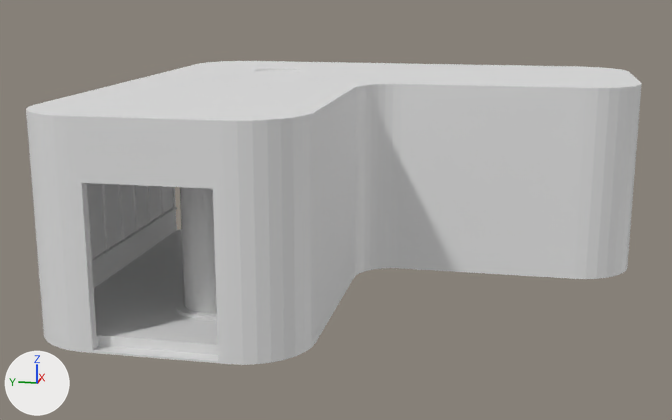
Before and after pictures for a commit that changed the FBX model SpaceStation/Assets/_Project/Art/Models/Interior/SM_Interior_EvoEmergency.fbx.
Before and after are seen from a 50 mm lens placed at (-30.39, -8.07, 6.87), pointed at (-4.43, -2.87, 0.38). Every picture has the same lights, and +X, +Y and +Z are marked at lower left. The older version comes first. Where no turn or scale is listed for an object, it has been applied to the vertices.

Objects in the first picture: 'INT_EvoEmergency_Glass', 'INT_EvoEmergency_Shell'.
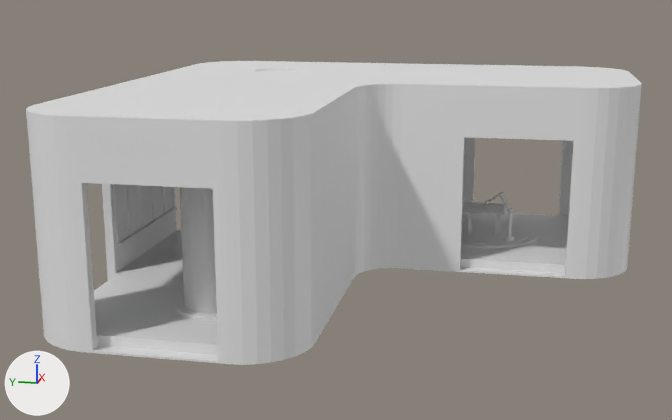
Where the change shows, as pixel boxes (x1, y1, x2, y2) in the pictures (672 x 420 px; the box of a moved part takes in the faces that stretch with it):
'INT_EvoEmergency_Glass', reshaped: before (88, 70, 297, 313); after (116, 70, 573, 313)
part 1 of me_int_evoemergency_shell_007, added: after (113, 184, 119, 244)
part 2 of me_int_evoemergency_shell_007, moved or reshaped: before (104, 184, 109, 247); after (115, 184, 119, 241)
part 3 of me_int_evoemergency_shell_007, deleted (mostly hidden): before (87, 183, 109, 260)
part 4 of me_int_evoemergency_shell_007, cut back: after (292, 72, 587, 279)
part 5 of me_int_evoemergency_shell_007, added: after (94, 184, 218, 345)
part 6 of me_int_evoemergency_glass_014, moved or reshaped: before (88, 183, 173, 258); after (116, 137, 469, 241)

What changed in the scene script:
```text
Change me_int_evoemergency_shell_007:
    used by ob_int_evoemergency_shell; location = (0.0, 0.0, 0.0)
    remove me_int_evoemergency_shell_007.from_pydata(...)  # 13034 vertices, 25204 faces; spans x -11.45..3.45, y -11.45..3.45, z -1.6..3.98
    add me_int_evoemergency_shell_007.from_pydata(...)  # 13103 vertices, 25338 faces; spans x -11.45..3.45, y -11.45..3.45, z -1.6..3.98
    me_int_evoemergency_shell_007 part 1: a new loose piece, a box spanning x -6.299..-6.199, y 3.145..3.22, z -0.46..1.71, in mat_evowhite (white #e7e7e7)
    me_int_evoemergency_shell_007 part 2: the loose piece of 8 vertices spanning x -6.94..-6.91, y 3.14..3.15, z -0.39..1.64 is moved by (0.68, 0.0, 0.0)
    me_int_evoemergency_shell_007 part 3: 21 loose pieces with 168 vertices, spanning x -10.86..3.22, y -10.86..3.22, z -0.46..1.71, are deleted
    me_int_evoemergency_shell_007 part 4: 16 vertices removed from x 3.14..3.22, y -6.36..-6.29, z -0.46..1.71; 177 vertices added at x -3.45..3.45, y -11.06..-0.59, z -1.55..3.98
    me_int_evoemergency_shell_007 part 5: 52 vertices added at x -11.06..-6.25, y 2.4..3.45, z -1.55..2.48
    other edits to the shape of me_int_evoemergency_shell_007 do not show in these pictures
Change me_int_evoemergency_glass_014:
    used by ob_int_evoemergency_glass; location = (0.0, 0.0, 0.0)
    remove me_int_evoemergency_glass_014.from_pydata(...)  # 1965 vertices, 3866 faces; spans x -11.22..3.22, y -11.22..3.22, z -1.24..3.92
    add me_int_evoemergency_glass_014.from_pydata(...)  # 1989 vertices, 3902 faces; spans x -11.22..3.22, y -11.22..3.22, z -1.24..3.92
    me_int_evoemergency_glass_014 part 6
    178 faces are deleted
    16 vertices are added at x -9.75..3.22, y -6.25..3.22, z -0.48..1.73
    8 new vertices lie (0.0, 0.05, 0.0) away from vertices in x -3.22..3.22, y -9.8, z -0.48..1.73
    202 new faces join them, mat_window (white #e7e7e7)
    12 new faces join them, mat_evowhite (white #e7e7e7)
```
